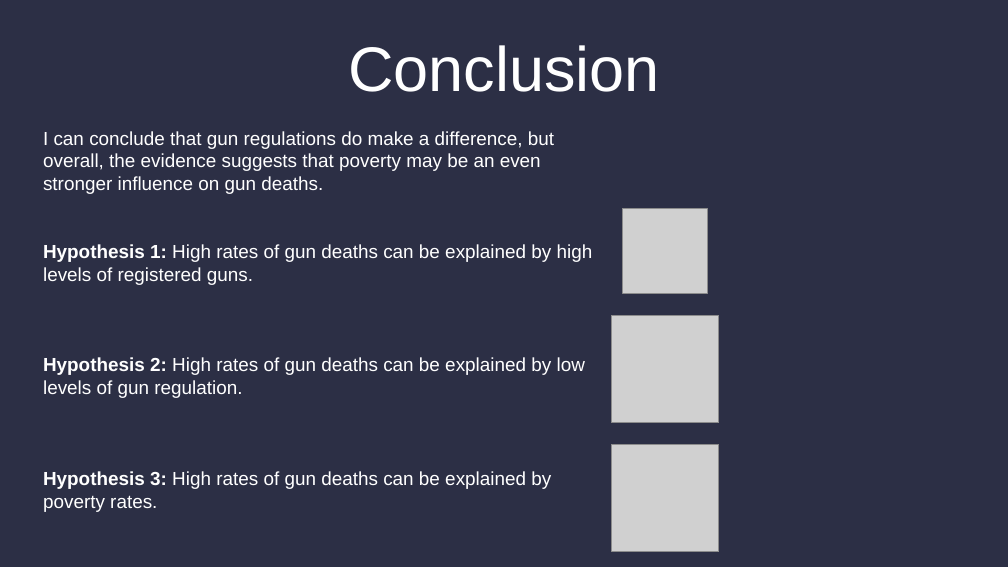
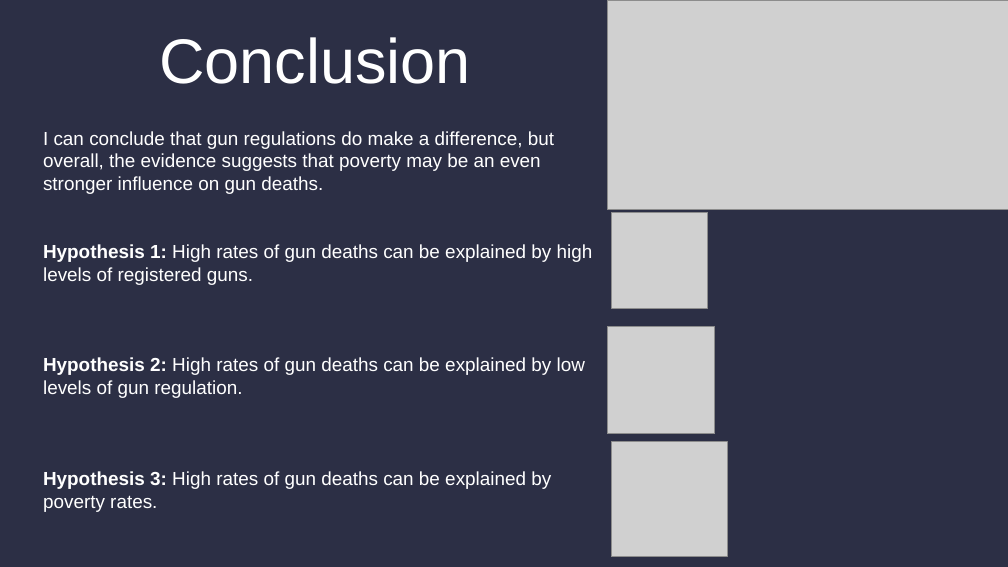
Before and after one commit to dustinhwhite/EDA-Project, a slide deck: slide 18 of Presentacion.pptx (slide 17 before the commit). Drawn at 1008x567 pixels with LibreOffice and Linux fonts; fonts in the diff are those of the drawing; grey boxes stand for pictures. Boxes give left, top, right and bottom in pixels: in the first picture for what was removed or moved away, otherwise in the second. Text is boxed around its words. In the diff, an @@ line names an element or a change of style, - is before the commit and + after.

```diff
--- a/Presentacion.pptx
+++ b/Presentacion.pptx
@@ text "Conclusion" moved from (x1=348, y1=45, x2=660, y2=92) to (x1=159, y1=37, x2=471, y2=84) @@
@@ picture added at (x1=607, y1=0, x2=1008, y2=209) @@
@@ picture resized from (x1=623, y1=209, x2=708, y2=293) to (x1=612, y1=212, x2=708, y2=309) @@
@@ picture moved from (x1=612, y1=315, x2=719, y2=423) to (x1=608, y1=327, x2=715, y2=434) @@
@@ picture resized from (x1=612, y1=445, x2=719, y2=552) to (x1=612, y1=442, x2=727, y2=557) @@
```
Also in this commit, not shown: 4 other slides changed, 2 slides added, 1 slide removed, 3 other files.
